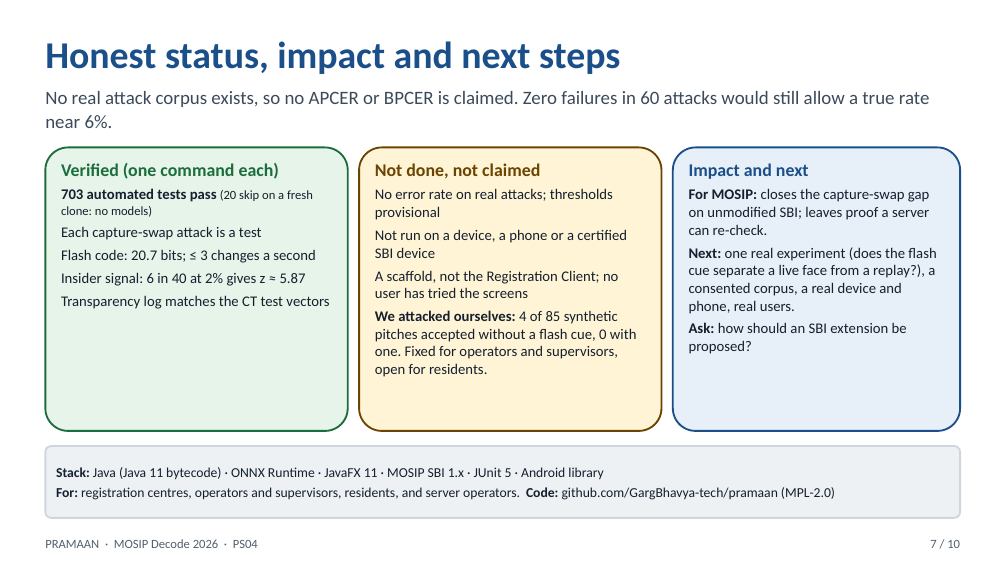
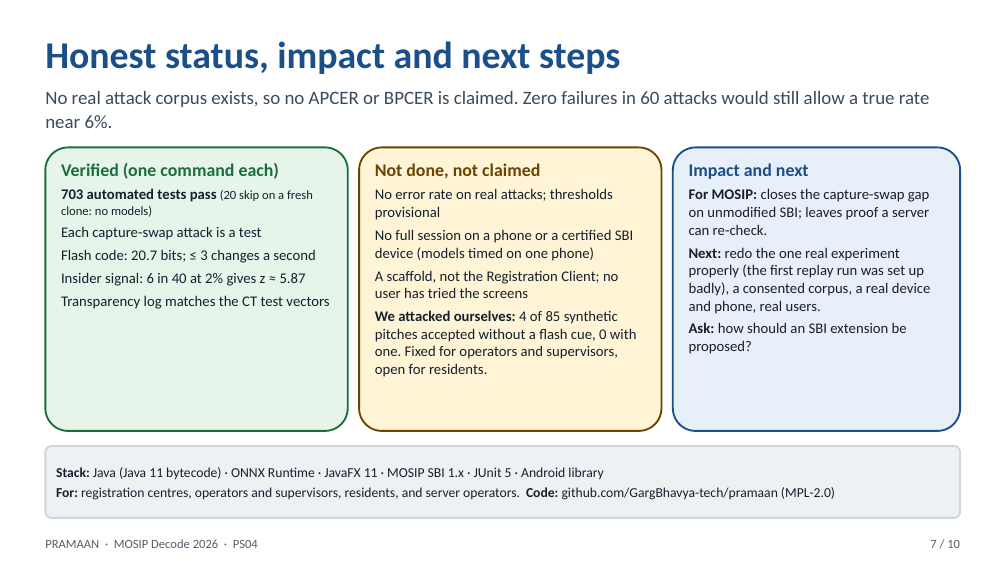
Before and after one commit to GargBhavya-tech/pramaan, a slide deck: slide 7 of docs/submission/PRAMAAN-pitch-full-10slides.pptx. Drawn at 1008x567 pixels with LibreOffice and Linux fonts; fonts in the diff are those of the drawing. Boxes give left, top, right and bottom in pixels: in the first picture for what was removed or moved away, otherwise in the second. Text is boxed around its words. In the diff, an @@ line names an element or a change of style, - is before the commit and + after.

Commit message:
Record the first flash-cue experiment as inconclusive (replay set up badly), and say so everywhere the cue is described
- docs/e1-results.md: what was run, why the replay recordings were not a valid test, a second person's unverified report, and what a proper re-run needs
- README, claim sheet (L24), research plan, decks and solution document: the cue is designed to separate replays, not shown to; next step is a proper re-run
- the reference device and the recorder convert webcam video to full range

```diff
--- a/docs/submission/PRAMAAN-pitch-full-10slides.pptx
+++ b/docs/submission/PRAMAAN-pitch-full-10slides.pptx
@@ text in rounded rectangle at [375,229,633,261]: text changed @@
-Not run on a device, a phone or a certified SBI device
+No full session on a phone or a certified SBI device (models timed on one phone)
@@ text in rounded rectangle at [689,248,931,314]: text changed @@
-Next: one real experiment (does the flash cue separate a live face from a replay?), a consented corpus, a real device and phone, real users.
+Next: redo the one real experiment properly (the first replay run was set up badly), a consented corpus, a real device and phone, real users.
```
Also in this commit, not shown: 1 other slide changed, 12 other files.
